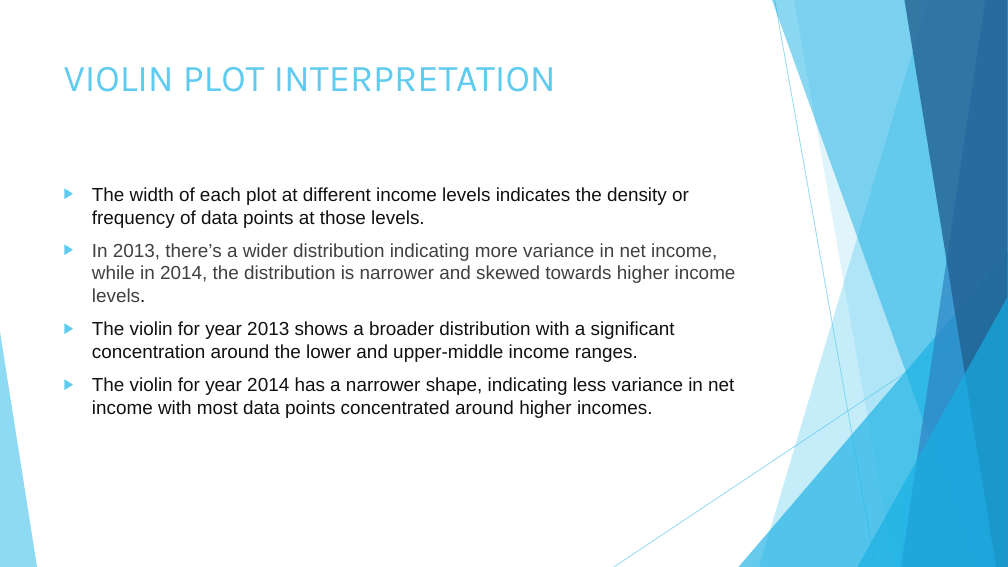
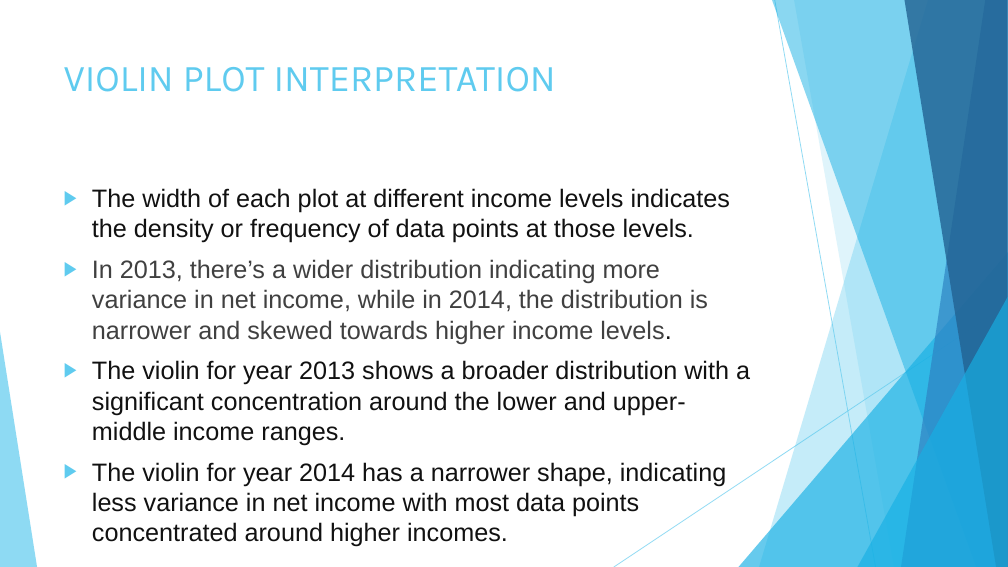
Before and after one commit to chogevic/dsc-dvp-project02, a slide deck: slide 58 of Data Visualization for Financial Statements.pptx. Drawn at 1008x567 pixels with LibreOffice and Linux fonts; fonts in the diff are those of the drawing. Boxes give left, top, right and bottom in pixels: in the first picture for what was removed or moved away, otherwise in the second. Text is boxed around its words. In the diff, an @@ line names an element or a change of style, - is before the commit and + after.

Commit message:
powerpoint update

```diff
--- a/Data Visualization for Financial Statements.pptx
+++ b/Data Visualization for Financial Statements.pptx
@@ text "The width of each plot ..." at [92, 188, 750, 516]: size 18 to 24 pt @@
```
Also in this commit, not shown: 4 slides added.
